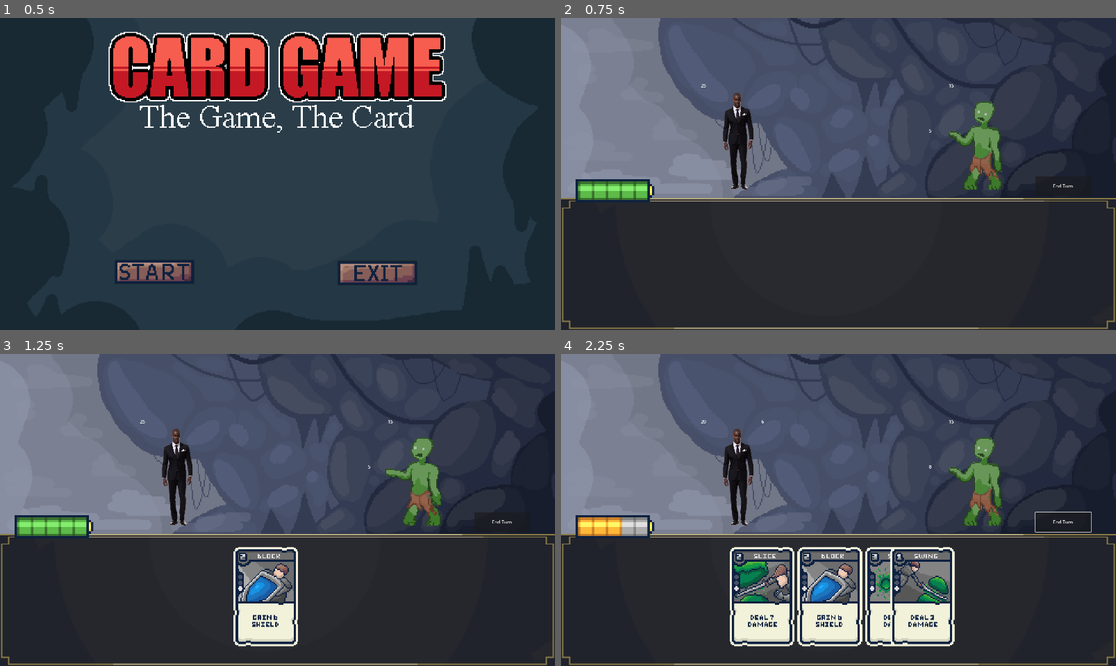
Above: before the commit, frames 1-4 (two rows, left to right).
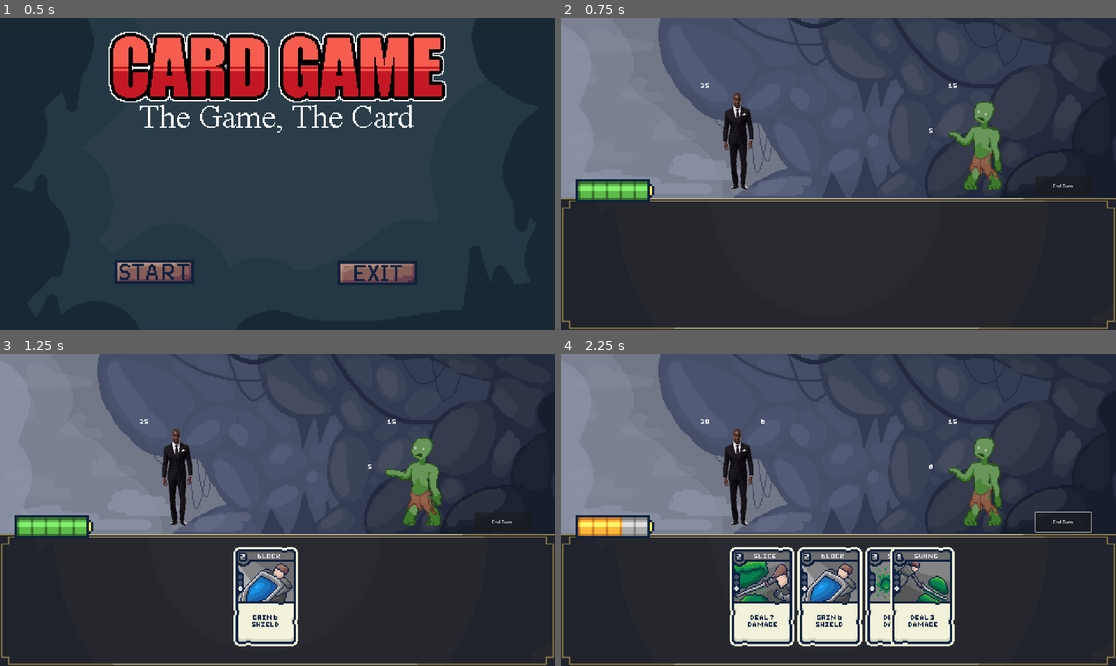
Above: after the commit, the same moments.

Repository: Fredeblok0912/Card_game
Game: Godot game, scene res://menu.tscn
The game is run twice, just before and just after one commit, with the same random seed, the same clock (stepped at 60 frames per second) and the same inputs.
Inputs (mouse positions are in pixels of both pictures, inside the frame that each line leads up to):
- Up to frame 1 (0.5 s): no input
- Up to frame 2 (0.75 s): click (716, 270) at 0.5 s
- Up to frame 3 (1.25 s): no input
- Up to frame 4 (2.25 s): click "End Turn" at 1.25 s; move the mouse to (727, 597) at 2.02 s; hold Up (ui_up) from 2.03 s (still down); click (727, 597) at 2.17 s

Frame 1 is identical in both runs. In frame 2, less than 0.1% of the frame differs, in the area x 25-72%, y 20-37%; in frame 3, less than 0.1%; in frame 4, less than 0.1%.

Commit message:
added font

Diff:
--- a/game.tscn
+++ b/game.tscn
@@ -17,6 +17,7 @@
 [ext_resource type="Texture2D" uid="uid://blxof6n6yhd70" path="res://Art/sprite_slime_3.png" id="10_hb5m1"]
 [ext_resource type="Texture2D" uid="uid://cuw4r2qipmmvx" path="res://Art/image.png" id="10_iotsf"]
 [ext_resource type="Script" uid="uid://cym5fayah25hk" path="res://Energy Display.gd" id="10_lc2xo"]
+[ext_resource type="FontFile" uid="uid://o03ne25nrn3b" path="res://Pixel Font - 3x4.ttf" id="11_5b14r"]
 [ext_resource type="Texture2D" uid="uid://cm0lxsnak1foi" path="res://Art/sprite_slime_4.png" id="11_x5p1p"]
 [ext_resource type="Texture2D" uid="uid://ddkxwt4s50xj4" path="res://Art/sprite_slime_5.png" id="12_qhcbd"]
 [ext_resource type="Texture2D" uid="uid://pi0csmqovqxk" path="res://sprite_zombie_0.png" id="19_e36ub"]
@@ -244,16 +245,16 @@
 offset_top = -318.0
 offset_right = 152.0
 offset_bottom = -265.0
+theme_override_fonts/normal_font = ExtResource("11_5b14r")
 script = ExtResource("6_boyg6")
-metadata/_edit_use_anchors_ = true
 
 [node name="Shield Text" type="RichTextLabel" parent="Characters/Player"]
 offset_left = 309.0
 offset_top = -318.0
 offset_right = 361.0
 offset_bottom = -265.0
+theme_override_fonts/normal_font = ExtResource("11_5b14r")
 script = ExtResource("7_e36ub")
-metadata/_edit_use_anchors_ = true
 
 [node name="Enemy" type="Node2D" parent="Characters"]
 script = ExtResource("6_rvswv")
@@ -270,16 +271,16 @@
 offset_top = -318.0
 offset_right = 1009.0
 offset_bottom = -265.0
+theme_override_fonts/normal_font = ExtResource("11_5b14r")
 script = ExtResource("22_qhcbd")
-metadata/_edit_use_anchors_ = true
 
 [node name="Enemy Shield Text" type="RichTextLabel" parent="Characters/Enemy"]
 offset_left = 1166.0
 offset_top = -318.0
 offset_right = 1218.0
 offset_bottom = -265.0
+theme_override_fonts/normal_font = ExtResource("11_5b14r")
 script = ExtResource("23_f1jbl")
-metadata/_edit_use_anchors_ = true
 
 [node name="Enemy_Intent_Text" type="Node2D" parent="Characters/Enemy"]
 
@@ -288,6 +289,7 @@
 offset_top = -105.0
 offset_right = 929.0
 offset_bottom = -65.0
+theme_override_fonts/normal_font = ExtResource("11_5b14r")
 script = ExtResource("25_xa8c5")
 
 [node name="Enemy Intent Damage Text" type="RichTextLabel" parent="Characters/Enemy/Enemy_Intent_Text"]
@@ -295,6 +297,7 @@
 offset_top = -162.0
 offset_right = 929.0
 offset_bottom = -122.0
+theme_override_fonts/normal_font = ExtResource("11_5b14r")
 script = ExtResource("26_5b14r")
 
 [node name="Enemy Intent Heal Text" type="RichTextLabel" parent="Characters/Enemy/Enemy_Intent_Text"]
@@ -302,6 +305,7 @@
 offset_top = -48.0
 offset_right = 929.0
 offset_bottom = -8.0
+theme_override_fonts/normal_font = ExtResource("11_5b14r")
 script = ExtResource("27_bnpwn")
 
 [connection signal="pressed" from="Button" to="." method="_on_button_pressed"]
Binary file added: Pixel Font - 3x4.ttf
Not shown, added: Pixel Font - 3x4.ttf.import
Not shown: 1 places in game.tscn that only renumber resources
